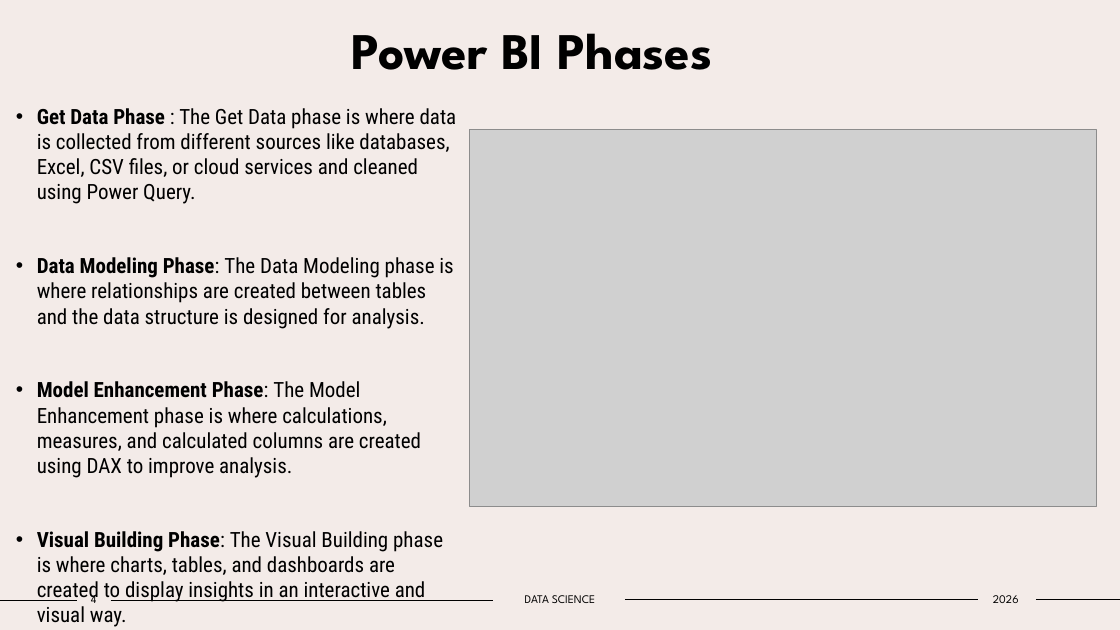
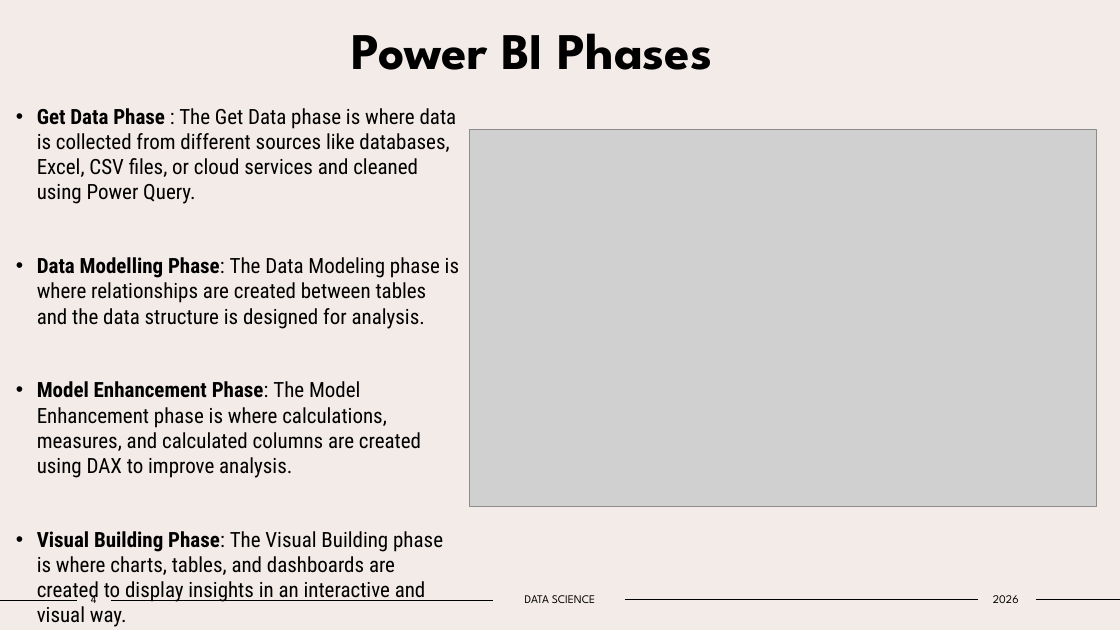
Before and after one commit to Tejas-Santosh-Nalawade/Data-Science-Internship, a slide deck: slide 4 of PPT/POWER_BI.pptx. Drawn at 1120x630 pixels with LibreOffice and Linux fonts; fonts in the diff are those of the drawing; grey boxes stand for pictures. Boxes give left, top, right and bottom in pixels: in the first picture for what was removed or moved away, otherwise in the second. Text is boxed around its words. In the diff, an @@ line names an element or a change of style, - is before the commit and + after.

Commit message:
Week 2 AND Week 3 work Data Modeling and DAX and Power BI

```diff
--- a/PPT/POWER_BI.pptx
+++ b/PPT/POWER_BI.pptx
@@ text at (x1=37, y1=257, x2=459, y2=329): text changed @@
-• Data Modeling Phase: The Data Modeling phase is where relationships are created between tables and the data structure is designed for analysis.
+• Data Modelling Phase: The Data Modeling phase is where relationships are created between tables and the data structure is designed for analysis.
```
Also in this commit, not shown: 1 other slide changed, 13 slides added, 10 other files.
